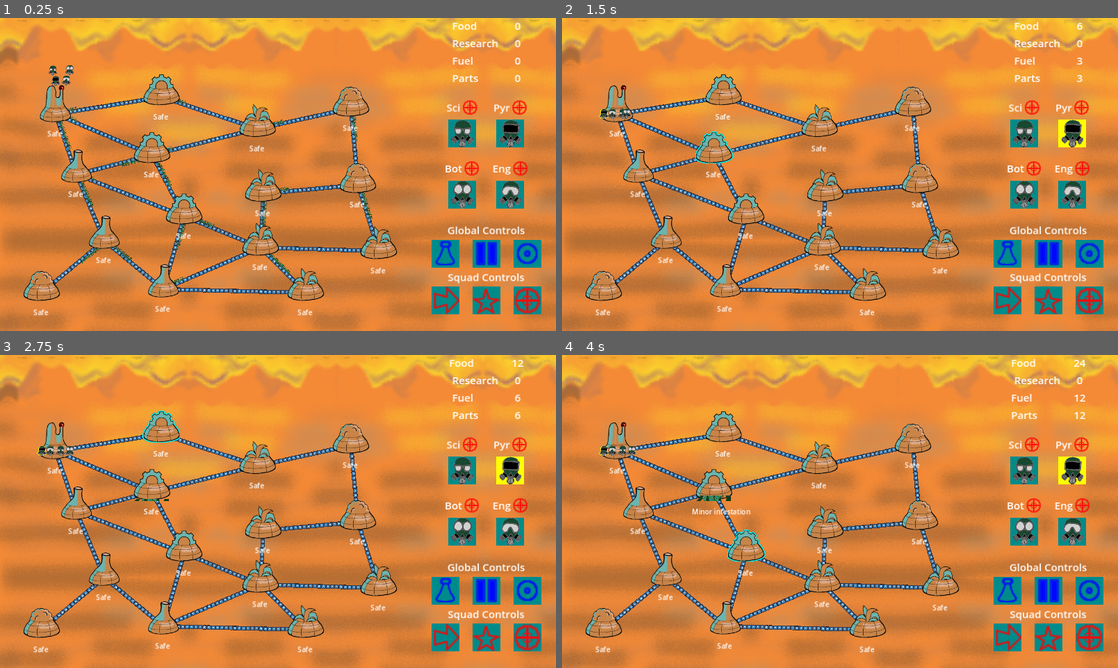
Above: before the commit, frames 1-4 (two rows, left to right).
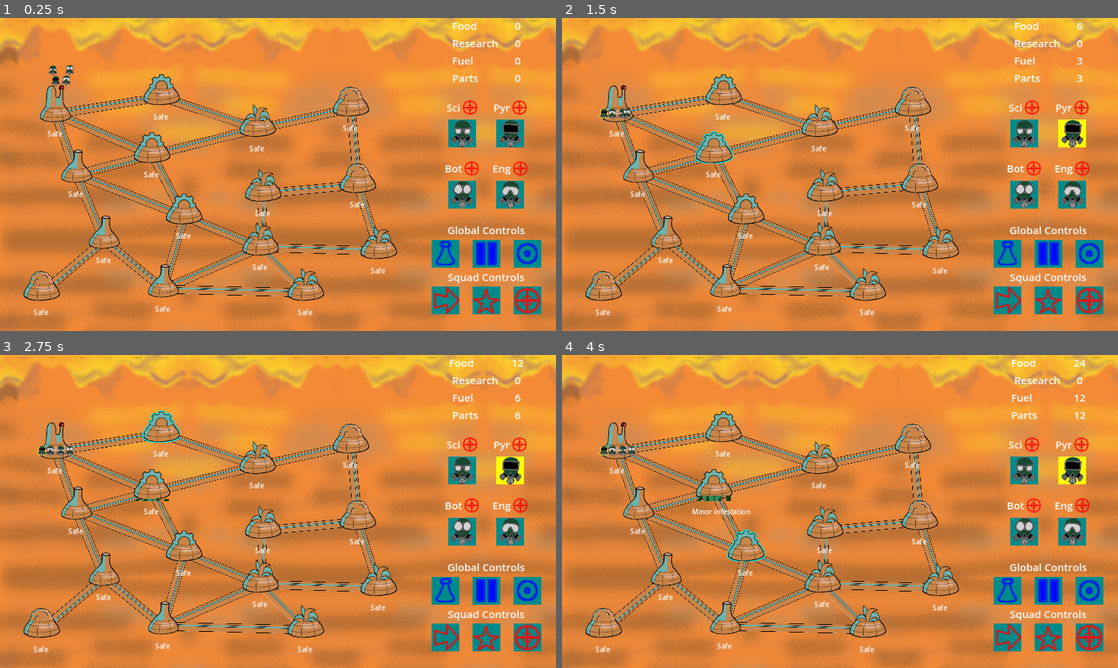
Above: after the commit, the same moments.

Repository: Aveli-games/contra-tentacula
Game: Godot game, scene res://main.tscn
The game is run twice, just before and just after one commit, with the same random seed, the same clock (stepped at 60 frames per second) and the same inputs. The engine's default icon, where the game draws it, is replaced by a stand-in: a white triangle on a blue panel in a dark square.
Inputs (mouse positions are in pixels of both pictures, inside the frame that each line leads up to):
- Up to frame 1 (0.25 s): no input
- Up to frame 2 (1.5 s): move the mouse to (617, 102) at 0.52 s; click (617, 102) at 0.67 s; move the mouse to (712, 143) at 1.27 s; click (712, 143) at 1.42 s
- Up to frame 3 (2.75 s): move the mouse to (161, 423) at 2.02 s; click (161, 423) at 2.17 s
- Up to frame 4 (4 s): tap Enter at 2.75 s; move the mouse to (639, 502) at 2.77 s; click (639, 502) at 2.92 s; tap Space at 3.5 s; move the mouse to (745, 542) at 3.52 s; click (745, 542) at 3.67 s

The runs differ from the first frame. In frame 1, 5.1% of the frame differs, in the area x 9-68%, y 24-90%; in frame 2, 5.0%; in frame 3, 5.0%; in frame 4, 5.0%.

Commit message:
Update connectors with art and make it fit

Diff:
--- a/connector_3line.tscn
+++ b/connector_3line.tscn
@@ -1,22 +1,23 @@
-[gd_scene load_steps=4 format=3 uid="uid://dk10qs4awue4m"]
+[gd_scene load_steps=4 format=3 uid="uid://dvxxlbljkv71x"]
 
 [ext_resource type="Script" path="res://connector_3line.gd" id="1_8cegv"]
-[ext_resource type="Texture2D" uid="uid://plb4ecr4ho6o" path="res://icon.svg" id="2_06tgu"]
+[ext_resource type="Texture2D" uid="uid://2brbj2utwiva" path="res://art/dome_sprites/ConnectorSprite.png" id="2_pnlfw"]
 [ext_resource type="Texture2D" uid="uid://qijqlc5ujg5j" path="res://art/dome_sprites/infestation_96_rotated.png" id="3_1f7g7"]
 
 [node name="Connector" type="Node2D"]
 script = ExtResource("1_8cegv")
-tool_forward = 0.913284
+tool_forward = 0.200501
 
 [node name="MainLine" type="Line2D" parent="."]
 texture_repeat = 2
 points = PackedVector2Array(27, 30, 172, 89)
-texture = ExtResource("2_06tgu")
+width = 20.0
+texture = ExtResource("2_pnlfw")
 texture_mode = 1
 
 [node name="ForwardLine" type="Line2D" parent="."]
 texture_repeat = 2
-points = PackedVector2Array(28.8845, 25.3687, 161.251, 79.2284)
+points = PackedVector2Array(28.8845, 25.3687, 57.2321, 36.9033)
 texture = ExtResource("3_1f7g7")
 texture_mode = 1
 
Not shown, added: art/command_sprites/MaskButton.png.import
Not shown, added: art/dome_sprites/ConnectorSprite.png.import
